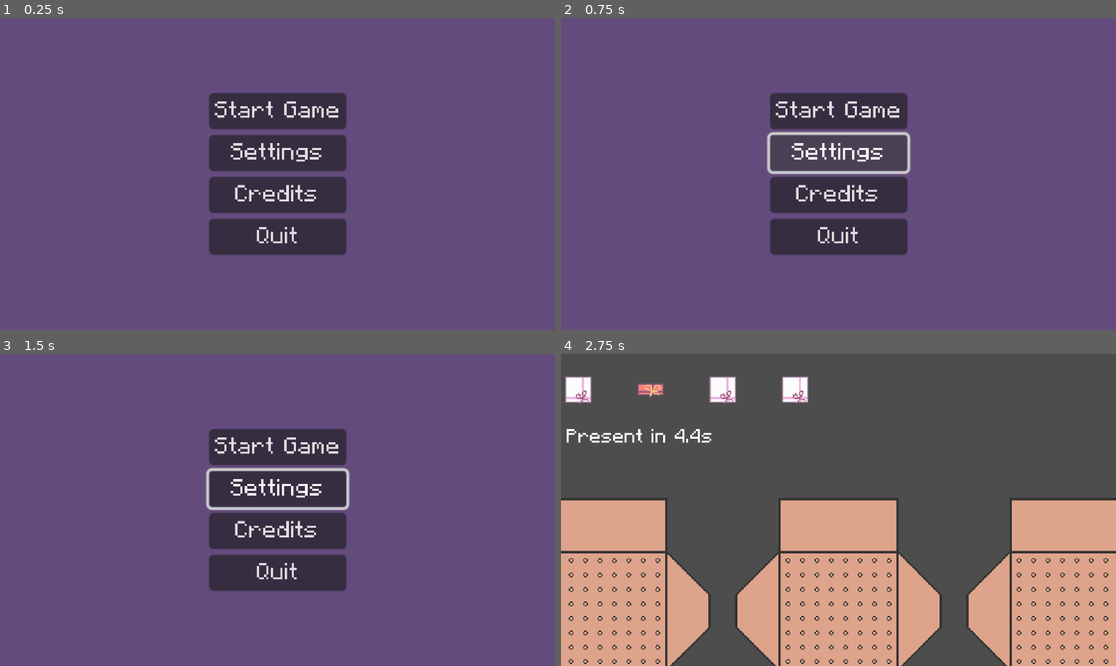
Above: before the commit, frames 1-4 (two rows, left to right).
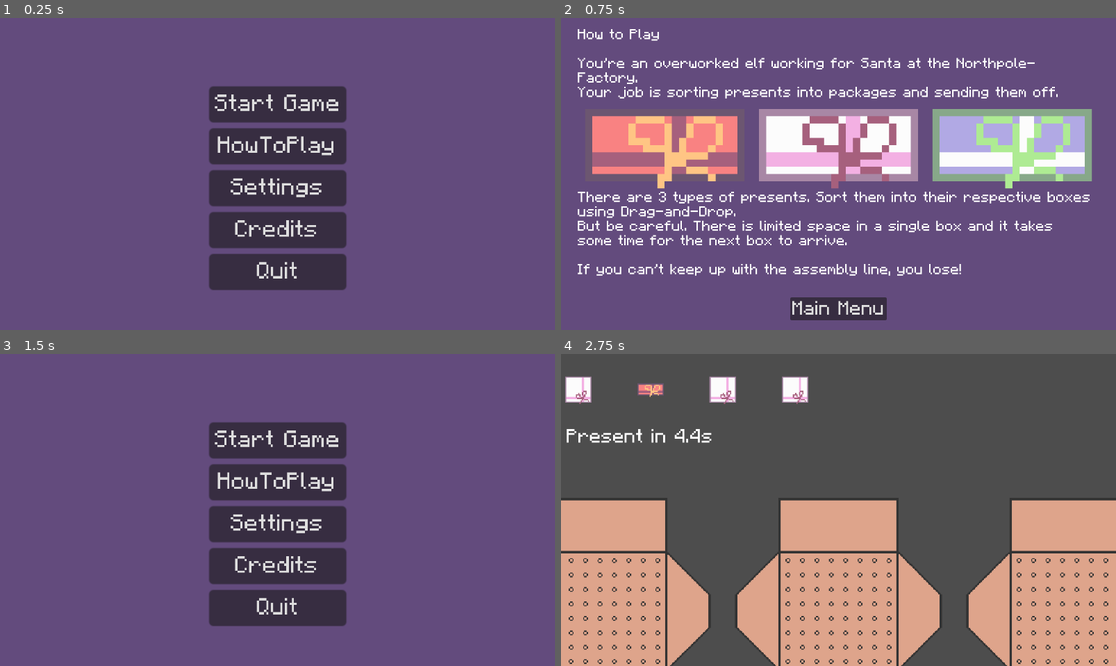
Above: after the commit, the same moments.

Repository: SuperDuperOrganisationsname/DevsThatJam9
Game: Godot game, scene res://scenes/menus/main_menu.tscn
Two runs of this game, one before a commit and one after it. Both use one fixed random seed, a clock stepped at 60 frames per second and the inputs below.
Inputs (mouse positions are in pixels of both pictures, inside the frame that each line leads up to):
- Up to frame 1 (0.25 s): no input
- Up to frame 2 (0.75 s): click (838, 145) at 0.5 s, where only the run after the commit has a clickable "HowToPlay"
- Up to frame 3 (1.5 s): click (277, 644) at 1.25 s, where only the run after the commit has a clickable "Main Menu"
- Up to frame 4 (2.75 s): click "Start Game" at 2 s

The runs differ from the first frame. In frame 1, 9.0% of the frame differs, in the area x 37-63%, y 21-88%; in frame 2, 31%, in the area x 3-96%, y 3-97%; in frame 3, 9.2%; in frame 4, nothing differs.

Commit message:
howtoplay scene

Diff:
--- /dev/null
+++ b/scenes/menus/howtoplay.tscn
@@ -0,0 +1,78 @@
+[gd_scene load_steps=4 format=3 uid="uid://chaw7xeretdld"]
+
+[ext_resource type="Theme" uid="uid://8khgiwggp4ed" path="res://assets/basic_theme.tres" id="1_oc2r8"]
+[ext_resource type="PackedScene" uid="uid://b6mewhejl0yka" path="res://scenes/menus/menu_button.tscn" id="3_c5d3j"]
+[ext_resource type="Texture2D" uid="uid://bogpx33qipame" path="res://assets/art/Presents/2x1Present.png" id="3_pdl6n"]
+
+[node name="HowToPlay" type="Control"]
+layout_mode = 3
+anchors_preset = 15
+anchor_right = 1.0
+anchor_bottom = 1.0
+grow_horizontal = 2
+grow_vertical = 2
+
+[node name="ColorRect" type="ColorRect" parent="."]
+layout_mode = 1
+anchors_preset = 15
+anchor_right = 1.0
+anchor_bottom = 1.0
+grow_horizontal = 2
+grow_vertical = 2
+color = Color(0.388235, 0.294118, 0.490196, 1)
+
+[node name="MarginContainer" type="MarginContainer" parent="."]
+layout_mode = 1
+anchors_preset = 15
+anchor_right = 1.0
+anchor_bottom = 1.0
+grow_horizontal = 2
+grow_vertical = 2
+theme_override_constants/margin_left = 35
+theme_override_constants/margin_top = 35
+theme_override_constants/margin_right = 35
+theme_override_constants/margin_bottom = 35
+
+[node name="VSplitContainer" type="VSplitContainer" parent="MarginContainer"]
+layout_mode = 2
+split_offset = 7250
+
+[node name="VBoxContainer" type="VBoxContainer" parent="MarginContainer/VSplitContainer"]
+layout_mode = 2
+
+[node name="RichTextLabel" type="RichTextLabel" parent="MarginContainer/VSplitContainer/VBoxContainer"]
+layout_mode = 2
+theme = ExtResource("1_oc2r8")
+theme_override_font_sizes/normal_font_size = 30
+bbcode_enabled = true
+text = "How to Play
+
+You're an overworked elf working for Santa at the Northpole-Factory.
+Your job is sorting presents into packages and sending them off."
+fit_content = true
+
+[node name="TextureRect" type="TextureRect" parent="MarginContainer/VSplitContainer/VBoxContainer"]
+layout_mode = 2
+texture = ExtResource("3_pdl6n")
+expand_mode = 5
+
+[node name="RichTextLabel2" type="RichTextLabel" parent="MarginContainer/VSplitContainer/VBoxContainer"]
+layout_mode = 2
+theme = ExtResource("1_oc2r8")
+theme_override_font_sizes/normal_font_size = 30
+bbcode_enabled = true
+text = "There are 3 types of presents. Sort them into their respective boxes using Drag-and-Drop.
+But be careful. There is limited space in a single box and it takes some time for the next box to arrive.
+
+If you can't keep up with the assembly line, you lose!
+
+"
+fit_content = true
+
+[node name="MenuButton" parent="MarginContainer/VSplitContainer" instance=ExtResource("3_c5d3j")]
+layout_mode = 2
+size_flags_horizontal = 4
+size_flags_vertical = 4
+theme_override_font_sizes/font_size = 40
+text = "Main Menu"
+scene_to_transition = 1
--- a/scenes/menus/main_menu.tscn
+++ b/scenes/menus/main_menu.tscn
@@ -35,6 +35,11 @@
 layout_mode = 2
 text = "Start Game"
 
+[node name="HowToPlayButton" parent="VBoxContainer" instance=ExtResource("1_0l21c")]
+layout_mode = 2
+text = "HowToPlay"
+scene_to_transition = 4
+
 [node name="SettingsButton" parent="VBoxContainer" instance=ExtResource("1_0l21c")]
 layout_mode = 2
 text = "Settings"
--- a/scripts/buttons/menu_button.gd
+++ b/scripts/buttons/menu_button.gd
@@ -5,6 +5,7 @@
 	main_menu,
 	settings,
 	credits,
+	howtoplay
 }
 
 @export var scene_to_transition: PossibleScenes
@@ -20,6 +21,8 @@
 			scene_path = Globals.SETTINGS_SCENE
 		3:
 			scene_path = Globals.CREDITS_SCENE
+		4:
+			scene_path = Globals.HOWTOPLAY_SCENE
 		_:
 			scene_path = Globals.MAIN_GAME_SCENE
 
--- a/scripts/globals.gd
+++ b/scripts/globals.gd
@@ -5,6 +5,7 @@
 const CREDITS_SCENE = "res://scenes/menus/credits_menu.tscn"
 const SETTINGS_SCENE = ""
 const MAIN_GAME_SCENE = "res://scenes/main.tscn"
+const HOWTOPLAY_SCENE = "res://scenes/menus/howtoplay.tscn"
 
 const TILE_SIZE: Vector2i = Vector2i(12, 12)
 
